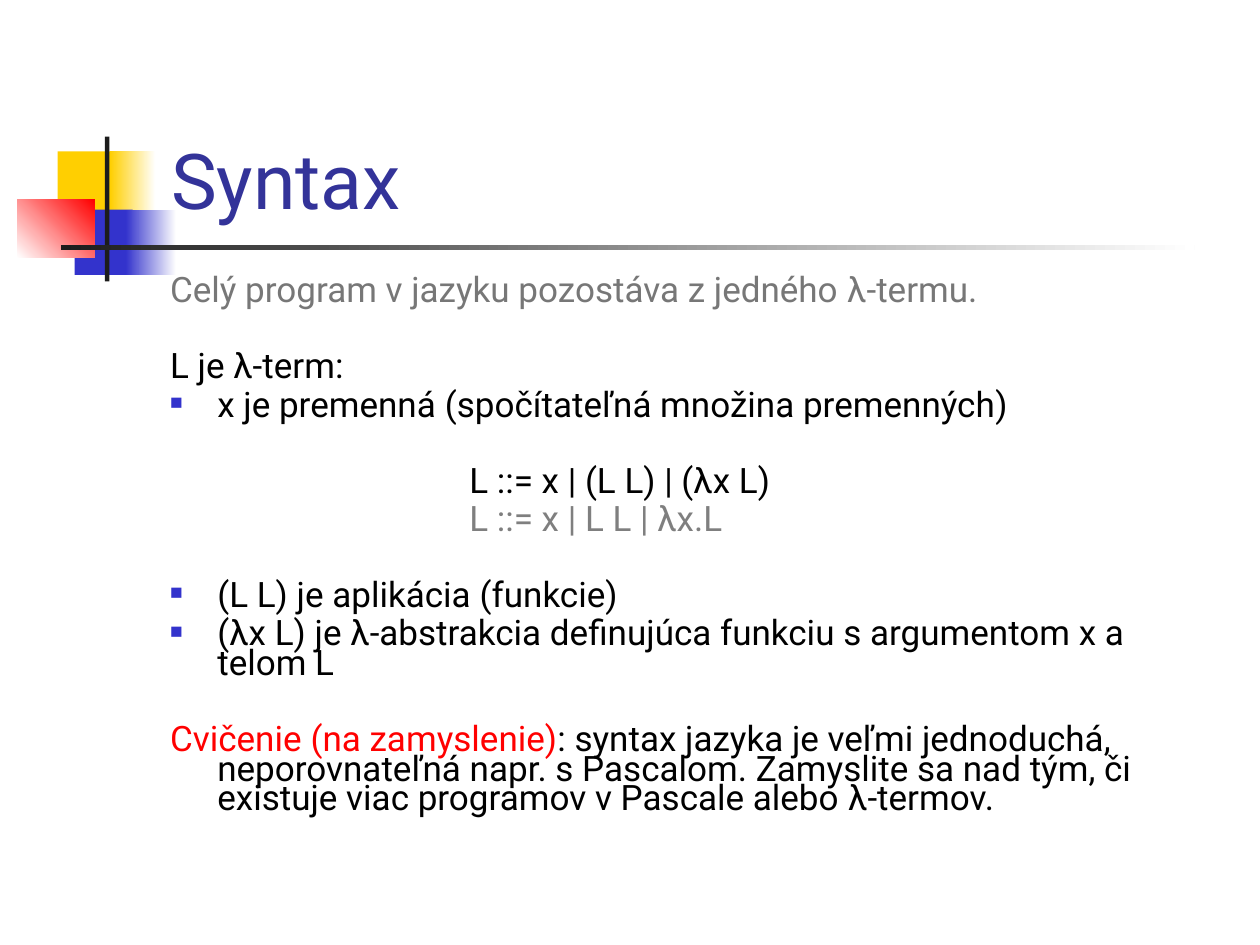
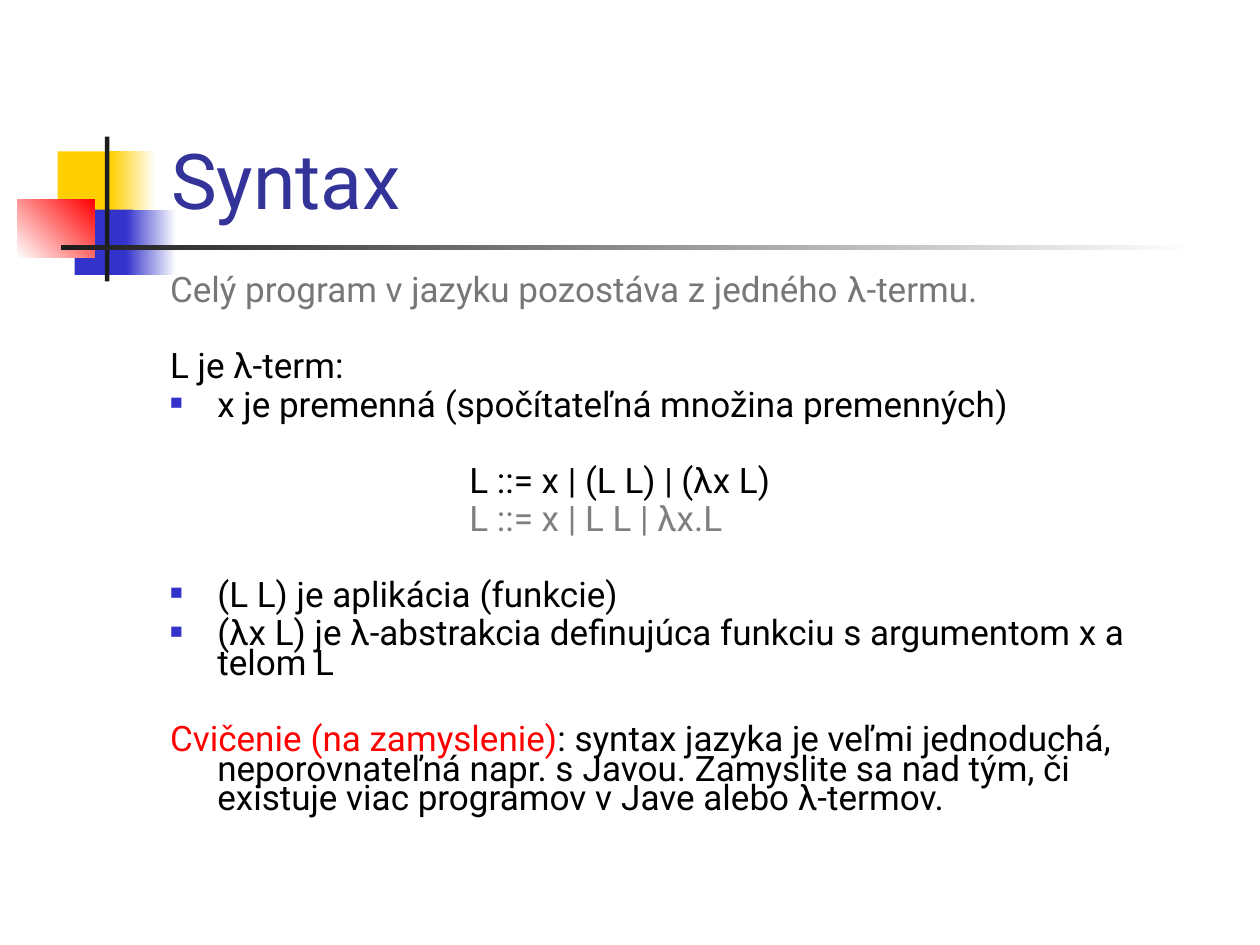
Before and after one commit to Funkcionalne/Prednasky, a slide deck: slide 7 of 05/05_fpro.ppt (slide 5 before the commit). Drawn at 1260x945 pixels with LibreOffice and Linux fonts; fonts in the diff are those of the drawing. Boxes give left, top, right and bottom in pixels: in the first picture for what was removed or moved away, otherwise in the second. Text is boxed around its words. In the diff, an @@ line names an element or a change of style, - is before the commit and + after.

```diff
--- a/05/05_fpro.ppt
+++ b/05/05_fpro.ppt
@@ text at box(170, 723, 1111, 818): text changed @@
-Cvičenie (na zamyslenie): syntax jazyka je veľmi jednoduchá, neporovnateľná napr. s Pascalom. Zamyslite sa nad tým, či existuje viac programov v Pascale alebo λ-termov.
+Cvičenie (na zamyslenie): syntax jazyka je veľmi jednoduchá, neporovnateľná napr. s Javou. Zamyslite sa nad tým, či existuje viac programov v Jave alebo λ-termov.
```
Also in this commit, not shown: 3 other slides changed, 2 slides added, 1 other file.
